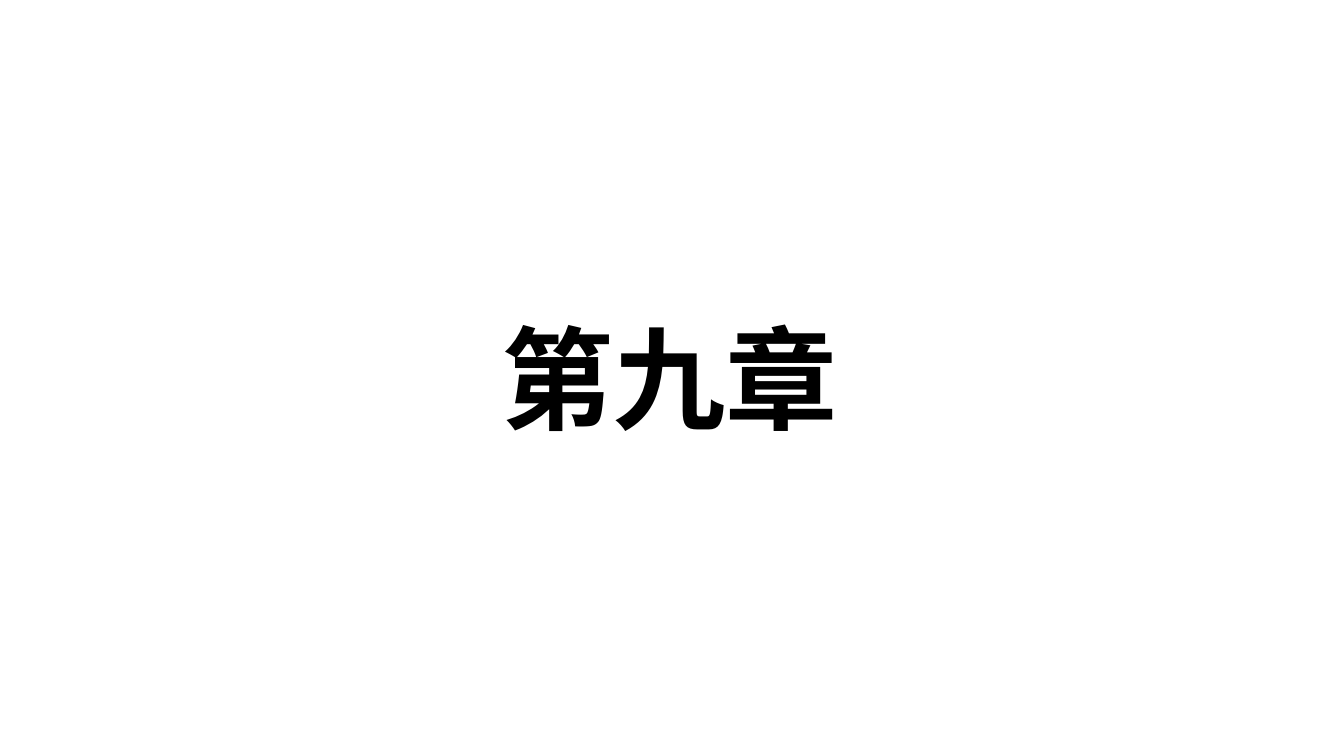
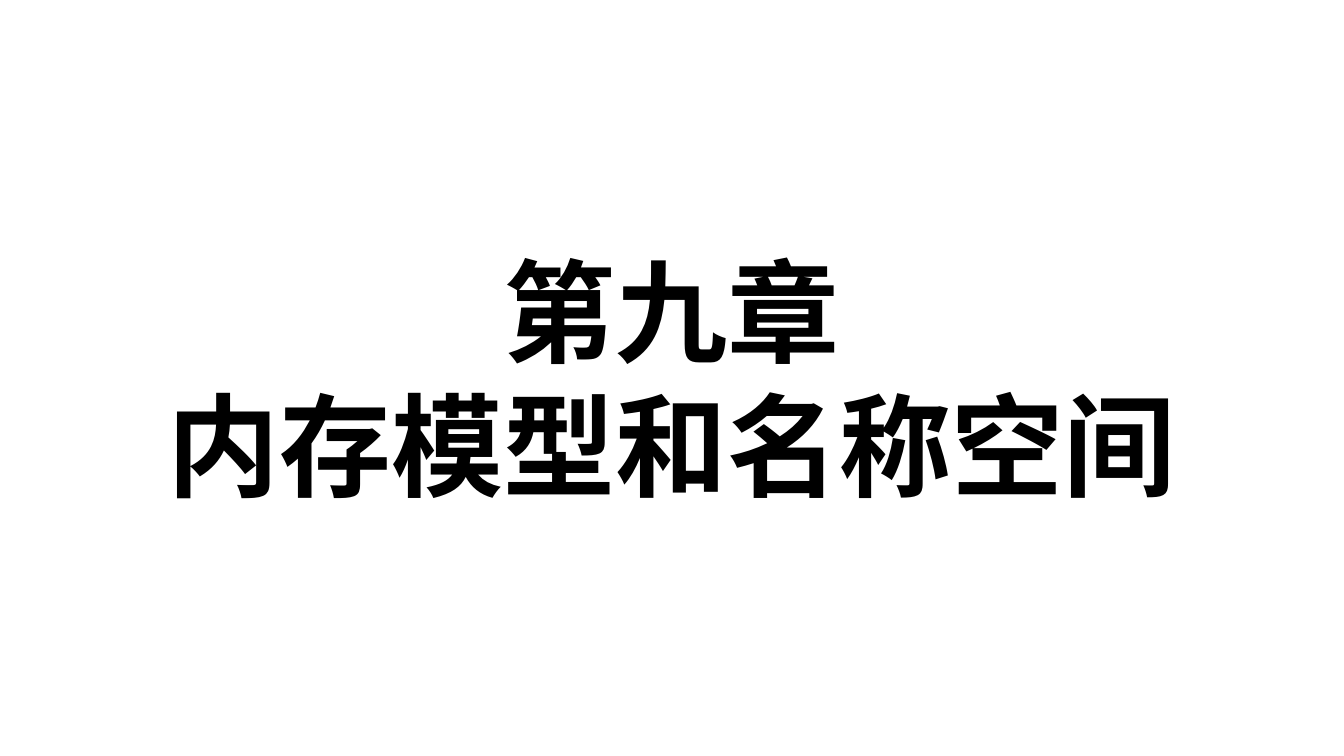
Before and after one commit to Chao200/CPP_Primer_Plus, a slide deck: slide 31 of C++ Primer Plus.pptx. Drawn at 1344x756 pixels with LibreOffice and Linux fonts; fonts in the diff are those of the drawing. Boxes give left, top, right and bottom in pixels: in the first picture for what was removed or moved away, otherwise in the second. Text is boxed around its words. In the diff, an @@ line names an element or a change of style, - is before the commit and + after.

Commit message:
add PPT

```diff
--- a/C++ Primer Plus.pptx
+++ b/C++ Primer Plus.pptx
@@ text "第九章": place and size @@
-text "第九章" at bbox=[501, 324, 837, 431]
+text "第九章" at bbox=[168, 257, 1176, 499]
@@ text at bbox=[504, 257, 840, 364]: alignment left to centre @@
@@ text at bbox=[168, 392, 1176, 499]: paragraph added @@
+内存模型和名称空间
```
Also in this commit, not shown: 10 slides added, 1 slide removed.
